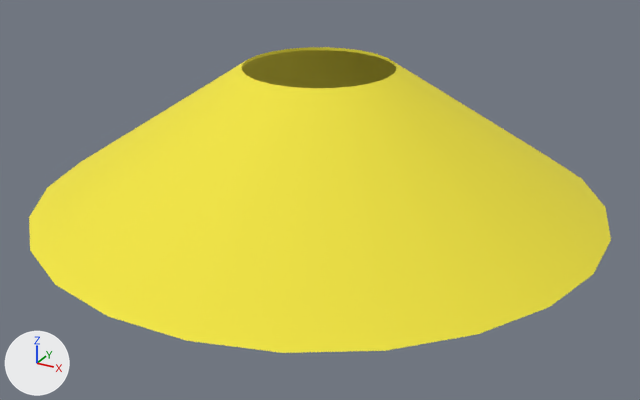
Renders of the COLLADA model src/sim/ros/gazebo/models/cone/meshes/cone_working.dae from each side of a commit.
Both versions are drawn from a 50 mm lens placed at (0.135, -0.2449, 0.1214), pointed at (0.0045, -0.0076, 0.0028). Lighting does not change. The marker at lower left points along +X, +Y and +Z.

Objects in the first picture: 'SketchUp'.
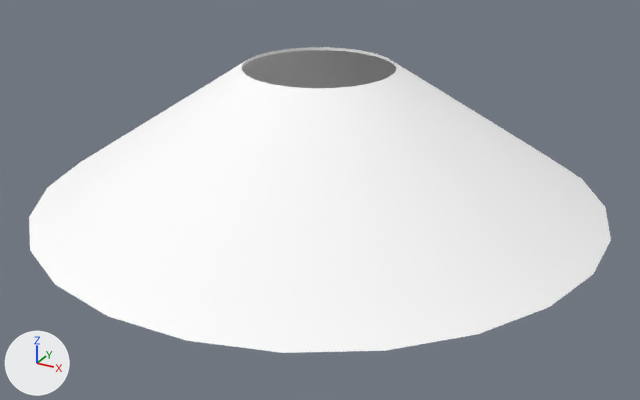
Commit message: prep data collection cone white

Boxes (x1, y1, x2, y2) around the edits, measured in the pictures (640 x 400 px):
```json
{"object": "SketchUp", "change": "surface changed", "before": [29, 47, 611, 353], "after": [29, 47, 611, 353], "on screen": "yellow to white"}
```

The change, as JSON lines over the scene's bpy script:
```json
{"op": "add", "block": "img_white_image_jpg", "code": ["img_white_image_jpg = load_image('white_image.jpg', 'white_image.jpg', 2000, 2000, 'sRGB')"]}
{"op": "set", "path": "mat_material_1.texture", "old": "img_yellow_image_jpg", "new": "img_white_image_jpg"}
```
